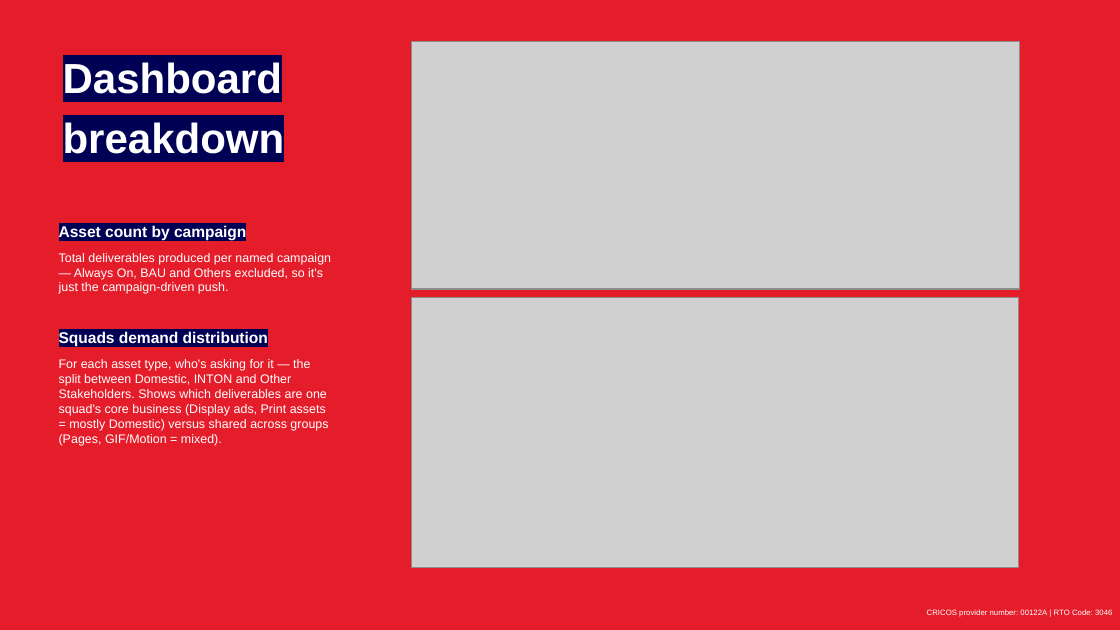
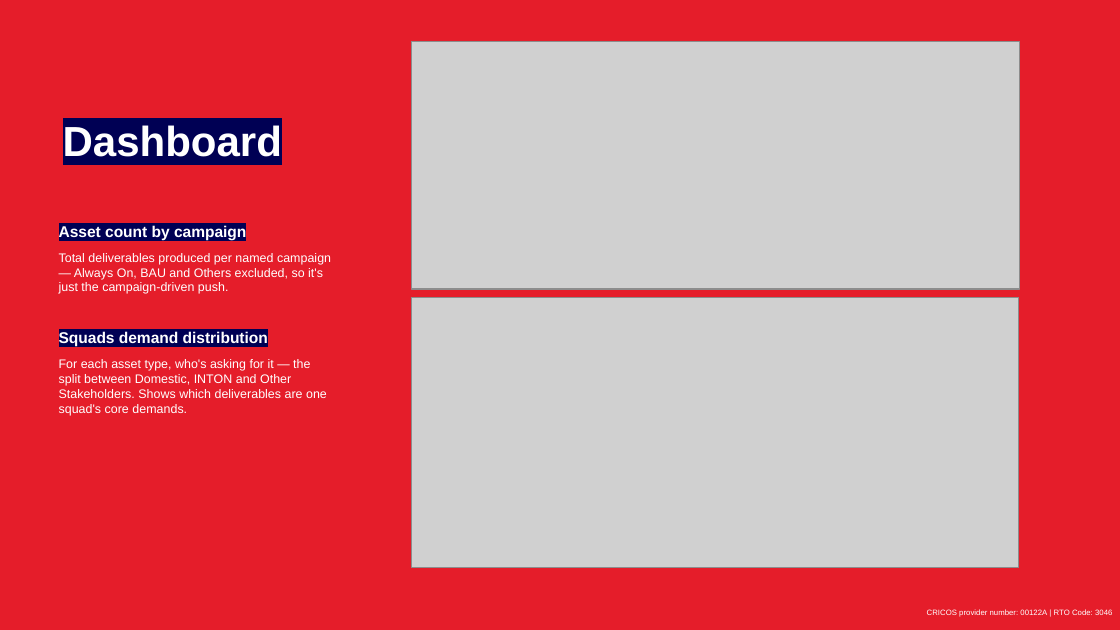
Before and after one commit to westmere7/Mel_WorkloadReport, a slide deck: slide 6 of Docs/Workload Report User Guide.pptx (slide 5 before the commit). Drawn at 1120x630 pixels with LibreOffice and Linux fonts; fonts in the diff are those of the drawing; grey boxes stand for pictures; background and template pictures are left out. Boxes give left, top, right and bottom in pixels: in the first picture for what was removed or moved away, otherwise in the second. Text is boxed around its words. In the diff, an @@ line names an element or a change of style, - is before the commit and + after.

```diff
--- a/Docs/Workload Report User Guide.pptx
+++ b/Docs/Workload Report User Guide.pptx
@@ subtitle "Dashboard": place and size @@
-subtitle "Dashboard" at [63,62,285,161]
+subtitle "Dashboard" at [63,125,282,157]
@@ subtitle at [63,119,285,161]: paragraph removed @@
-breakdown
@@ text at [59,359,327,416]: text changed @@
-For each asset type, who's asking for it — the split between Domestic, INTON and Other Stakeholders. Shows which deliverables are one squad's core business (Display ads, Print assets = mostly Domestic) versus shared across groups (Pages, GIF/Motion = mixed).
+For each asset type, who's asking for it — the split between Domestic, INTON and Other Stakeholders. Shows which deliverables are one squad's core demands.
```
Also in this commit, not shown: 5 other slides changed, 10 slides added, 5 slides removed.
